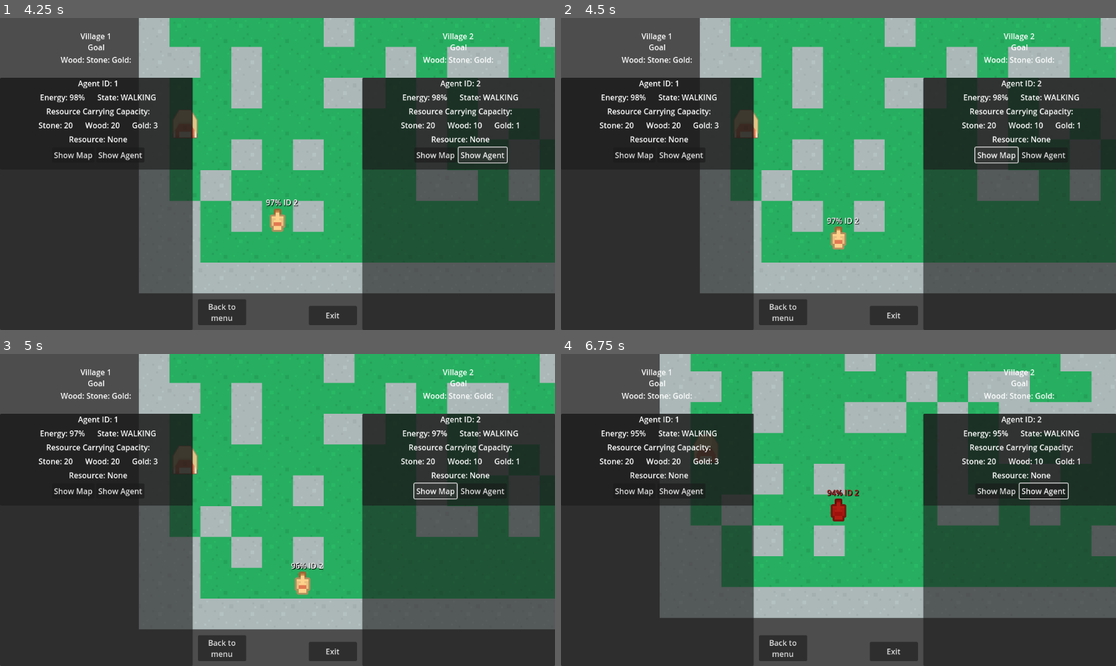
Above: before the commit, frames 1-4 (two rows, left to right).
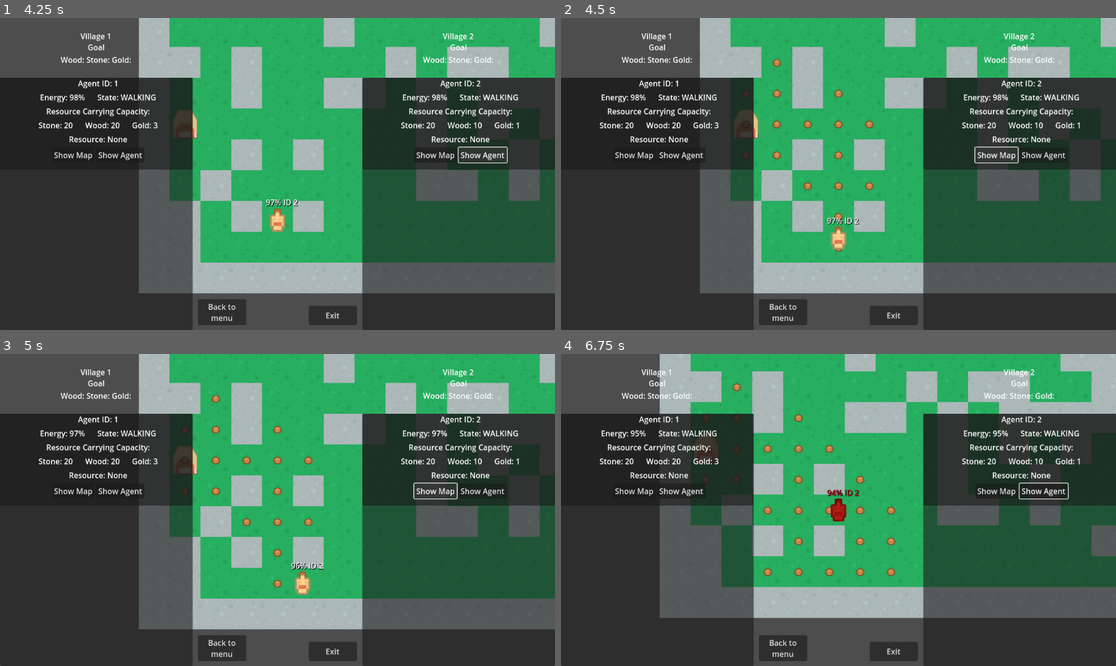
Above: after the commit, the same moments.

Repository: ApostolisSiampanis/intelligent-agents
Game: Godot game, scene res://scenes/input_screen.tscn
The game is run twice, just before and just after one commit, with the same random seed, the same clock (stepped at 60 frames per second) and the same inputs.
Inputs (mouse positions are in pixels of both pictures, inside the frame that each line leads up to):
- Up to frame 1 (4.25 s): click "Start" at 0.5 s; click "Show Map" at 1.25 s; click "Show Agent" at 2 s; click "Show Map" at 2.75 s; click "Show Agent" at 3.5 s
- Up to frame 2 (4.5 s): click "Show Map" at 4.25 s
- Up to frame 3 (5 s): no input
- Up to frame 4 (6.75 s): click "Show Agent" at 5 s; move the mouse to (960, 494) at 5.77 s; hold S (camera_move_down) 5.78-6.53 s; move the mouse to (727, 525) at 6.52 s; tap A (camera_move_left) at 6.6 s

Frame 1 is identical in both runs. In frame 2, 0.4% of the frame differs, in the area x 32-57%, y 13-75%; in frame 3, 0.5%; in frame 4, 0.7%, in the area x 25-61%, y 9-72%.

Commit message:
Update info_card.gd
- Fix bugs.

Diff:
--- a/scripts/info_card.gd
+++ b/scripts/info_card.gd
@@ -4,7 +4,7 @@
 var map_highlighted: bool = false
 
 var agent_highlighted: bool = false  # To track if the agent is highlighted
-var map_highlight_mode: String = ""  # To track the map highlight mode (known, unknown, or none)
+var map_highlight_mode: String = "all"  # To track the map highlight mode (known, unknown, or none)
 
 signal highlight_agent(agent, highlight)
 signal highlight_map(agent, mode)
@@ -17,8 +17,7 @@
 @onready var label_wood_capacity = %LabelWoodCapacity
 @onready var label_stone_capacity = %LabelStoneCapacity
 @onready var label_gold_capacity = %LabelGoldCapacity
-
-@onready var button_map = $Panel/ButtonMap
+@onready var button_map = $Panel/VBoxContainer/HBoxContainer4/ButtonMap
 
 
 func _on_ready():
@@ -89,17 +88,16 @@
 			label_gold_capacity.text = "Gold: 3"
 
 func _on_ButtonHighlightMap_pressed():
-	if map_highlight_mode == "":
+	if map_highlight_mode == "all":
 		map_highlight_mode = "known"
 	elif map_highlight_mode == "known":
 		map_highlight_mode = "all"
-	else:
-		map_highlight_mode = ""
+
 	emit_signal("highlight_map", agent, map_highlight_mode)
 
 func _on_timer_timeout():
 	update_info()
-	if map_highlight_mode != "":
+	if map_highlight_mode != "all":
 		emit_signal("highlight_map", agent, map_highlight_mode)
 	if agent_highlighted:
 		emit_signal("highlight_agent", agent, true)
